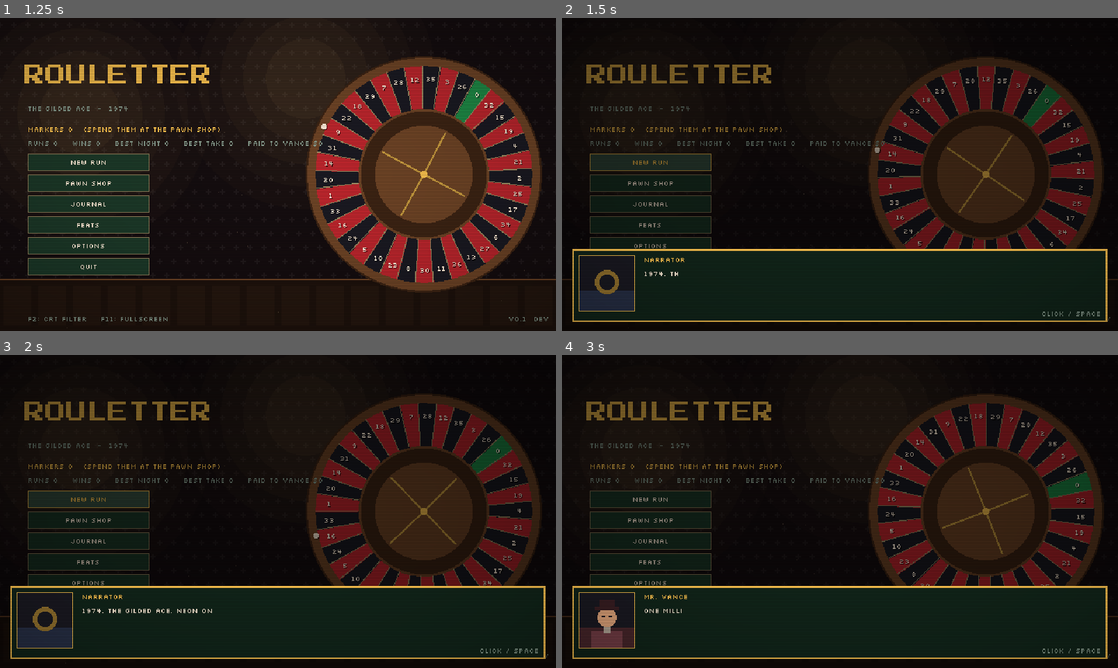
Above: before the commit, frames 1-4 (two rows, left to right).
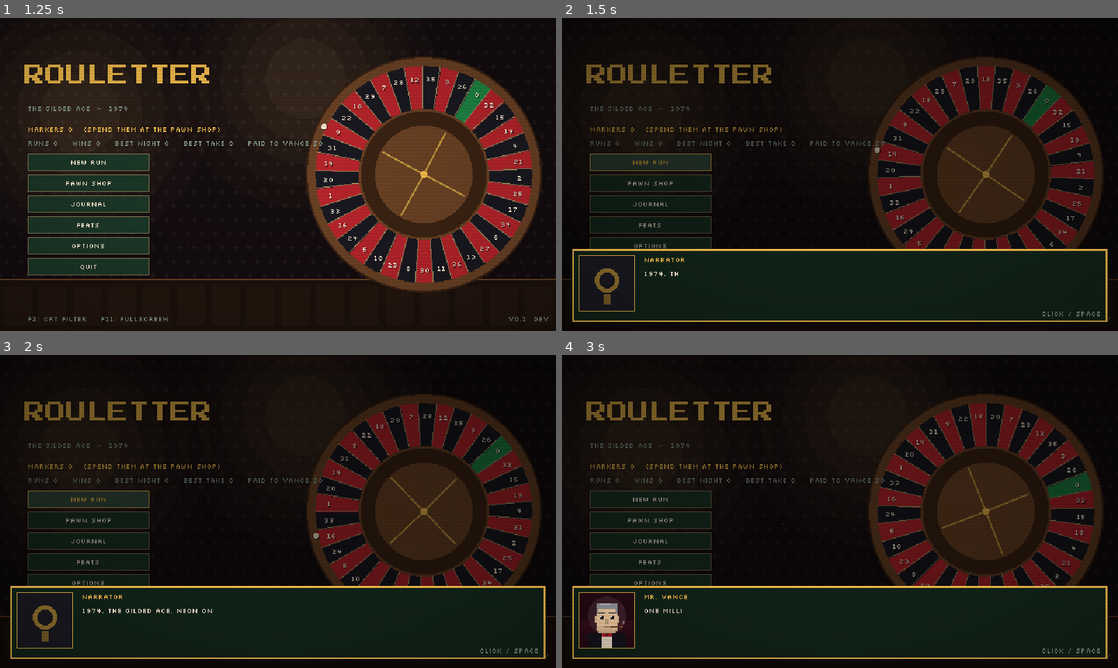
Above: after the commit, the same moments.

Repository: sugnauk/Rouletter
Game: Godot game, scene res://scenes/main.tscn
Same seed, same stepped clock (60 frames per second), same inputs: the game is played once before the commit and once after it.
Inputs (mouse positions are in pixels of both pictures, inside the frame that each line leads up to):
- Up to frame 1 (1.25 s): tap Enter at 0.5 s; tap 1 at 0.6 s; click (278, 174) at 0.67 s; tap Space at 0.77, 1.07 s; tap 2 at 0.8 s
- Up to frame 2 (1.5 s): click "New Run" at 1.25 s
- Up to frame 3 (2 s): no input
- Up to frame 4 (3 s): click "New Run" at 2 s; click "Pawn Shop" at 2.75 s

Frame 1 is identical in both runs. In frame 2, 0.7% of the frame differs, in the area x 3-13%, y 80-94%; in frame 3, 0.7%; in frame 4, 1.0%, in the area x 3-13%, y 77-94%.

Commit message:
Pixel portraits for the whole cast (Vance, Dolores, Lou, Abe, Sal, vendors, every Enforcer) in dialogue, on Enforcer loading cards and in the boss panel
Co-Authored-By: Claude Opus 5.5 <noreply@anthropic.com>
Claude-Session: https://claude.ai/code/session_013q6d3yRkHgTahmnKYGjD8n

Diff:
--- a/scenes/main.gd
+++ b/scenes/main.gd
@@ -151,14 +151,14 @@
 
 ## Switch screens behind a themed loading card (title + subtitle), or instantly when the
 ## card is empty or the UI runs in fast mode. Queued story lines play once the card lifts.
-func go(n: String, title: String = "", subtitle: String = "", accent: Color = P.GOLD) -> void:
+func go(n: String, title: String = "", subtitle: String = "", accent: Color = P.GOLD, who: String = "") -> void:
 	if title == "" or fast_ui or not profile.settings.cards:
 		show_screen(n)
 		_flush_lines()
 		return
 	transition.play(title, subtitle, func():
 		show_screen(n)
-		_flush_lines.call_deferred(), accent)
+		_flush_lines.call_deferred(), accent, who)
 
 
 func _flush_lines() -> void:
@@ -172,7 +172,7 @@
 func table_card() -> Array:
 	if run.table.boss:
 		var e: Dictionary = Content.ENFORCERS[run.table.enforcer]
-		return ["NIGHT %d" % (run.night + 1), "%s  -  %s" % [e.name, e.desc], P.DANGER if not e.get("final", false) else P.GOLD]
+		return ["NIGHT %d" % (run.night + 1), "%s  -  %s" % [e.name, e.desc], P.DANGER if not e.get("final", false) else P.GOLD, e.name]
 	if run.upstairs() and run.table_idx == 0:
 		return ["NIGHT %d" % (run.night + 1), "The Floor Above  -  %s  -  pay %d" % [run.table_name(), run.table.target], P.VIOLET]
 	if run.table_idx == 0:
@@ -185,7 +185,7 @@
 	match run.phase:
 		RunState.Phase.TABLE:
 			var card := table_card()
-			go("table", card[0], card[1], card[2])
+			go("table", card[0], card[1], card[2], card[3] if card.size() > 3 else "")
 		RunState.Phase.SHOP:
 			var names := []
 			if Story.TUTORIAL.shop.id not in profile.seen_beats:
@@ -222,7 +222,7 @@
 	if Story.TUTORIAL.table.id not in profile.seen_beats:
 		_queue_scene(Story.TUTORIAL.table)
 	var card := table_card()
-	go("table", card[0], card[1], card[2])
+	go("table", card[0], card[1], card[2], card[3] if card.size() > 3 else "")
 
 
 ## Check Feats for an event and pay out any newly earned ones.
--- a/scenes/screens/table_screen.gd
+++ b/scenes/screens/table_screen.gd
@@ -7,6 +7,7 @@
 const Art := preload("res://scenes/ui/art.gd")
 const Board := preload("res://core/board.gd")
 const Content := preload("res://core/content.gd")
+const Portraits := preload("res://scenes/ui/portraits.gd")
 const Resolver := preload("res://core/resolver.gd")
 const Odds := preload("res://core/odds.gd")
 const RunState := preload("res://core/run_state.gd")
@@ -37,6 +38,9 @@
 var rules_flow: VBoxContainer
 var boss_panel: Panel
 var boss_lbl: Label
+var boss_face: Control
+var boss_who := ""
+var boss_name: Label
 var log_box: RichTextLabel
 
 var bet_size := 1
@@ -130,9 +134,18 @@
 	boss_panel.add_theme_stylebox_override("panel", P.box(Color("#2a0f12"), P.DANGER, 1))
 	P.place(boss_panel, Vector2(RIGHT_X, 250), Vector2(RIGHT_W, 104))
 	add_child(boss_panel)
+	boss_face = Control.new()
+	P.place(boss_face, Vector2(4, 4), Vector2(32, 32))
+	boss_name = P.label(boss_panel, "", P.FONT_SMALL, P.DANGER)
+	boss_name.autowrap_mode = TextServer.AUTOWRAP_WORD_SMART
+	P.place(boss_name, Vector2(40, 6), Vector2(RIGHT_W - 44, 30))
+	boss_face.draw.connect(func():
+		if boss_who != "":
+			Portraits.draw(boss_face, boss_who, Rect2(0, 0, 32, 32)))
+	boss_panel.add_child(boss_face)
 	boss_lbl = P.label(boss_panel, "", P.FONT_SMALL, P.CREAM)
 	boss_lbl.autowrap_mode = TextServer.AUTOWRAP_WORD_SMART
-	P.place(boss_lbl, Vector2(5, 4), Vector2(RIGHT_W - 10, 96))
+	P.place(boss_lbl, Vector2(5, 38), Vector2(RIGHT_W - 10, 62))
 
 
 func _canvas(pos: Vector2, sz: Vector2, fn: Callable) -> Control:
@@ -229,7 +242,10 @@
 	if t.boss:
 		var e: Dictionary = Content.ENFORCERS[t.enforcer]
 		boss_panel.visible = true
-		boss_lbl.text = "ENFORCER\n%s\n\n%s" % [e.name.to_upper(), e.desc]
+		boss_lbl.text = e.desc
+		boss_who = e.name
+		boss_face.queue_redraw()
+		boss_name.text = "ENFORCER\n" + e.name.to_upper()
 		var key := "%d-%d" % [run.night, run.table_idx]
 		if announced != key and t.spins_used == 0:
 			announced = key
--- a/scenes/ui/dialogue_box.gd
+++ b/scenes/ui/dialogue_box.gd
@@ -3,6 +3,7 @@
 ## `say(lines, on_done)`; click, Space or Enter advances (or completes the current line).
 
 const P := preload("res://scenes/ui/palette.gd")
+const Portraits := preload("res://scenes/ui/portraits.gd")
 
 var lines: Array = []
 var idx := 0
@@ -106,29 +107,8 @@
 	_show_line()
 
 
-## Procedural noir portrait: a silhouette tinted per speaker, with a hat for the tough guys.
+## Pixel portrait of whoever is speaking (scenes/ui/portraits.gd).
 func _draw_portrait() -> void:
 	if lines.is_empty():
 		return
-	var who: String = lines[idx].speaker
-	var h := hash(who)
-	var tint := Color.from_hsv(float(h % 360) / 360.0, 0.45, 0.55)
-	var c := portrait
-	c.draw_rect(Rect2(0, 0, 64, 64), P.BLACK)
-	c.draw_rect(Rect2(0, 40, 64, 24), tint.darkened(0.5))
-	if who == "Narrator":
-		c.draw_circle(Vector2(32, 30), 14, P.GOLD.darkened(0.4), true, -1.0, false)
-		c.draw_circle(Vector2(32, 30), 9, P.BLACK, true, -1.0, false)
-		c.draw_rect(Rect2(0, 0, 64, 64), P.GOLD, false, 1.0)
-		return
-	c.draw_rect(Rect2(14, 44, 36, 20), tint.darkened(0.2))            # shoulders
-	c.draw_rect(Rect2(28, 38, 8, 8), P.CREAM.darkened(0.3))           # neck / collar
-	c.draw_circle(Vector2(32, 28), 11, Color("#d9a47a").darkened(0.15 * (h % 3)), true, -1.0, false)
-	c.draw_rect(Rect2(26, 26, 4, 2), P.BLACK)                         # eyes
-	c.draw_rect(Rect2(34, 26, 4, 2), P.BLACK)
-	if (h >> 3) % 2 == 0 or who.begins_with("Mr.") or who.begins_with("Big"):
-		c.draw_rect(Rect2(18, 16, 28, 4), tint.darkened(0.6))         # fedora brim
-		c.draw_rect(Rect2(23, 8, 18, 9), tint.darkened(0.6))
-	else:
-		c.draw_rect(Rect2(21, 14, 22, 8), tint.lightened(0.2))        # hair
-	c.draw_rect(Rect2(0, 0, 64, 64), P.GOLD, false, 1.0)
+	Portraits.draw(portrait, lines[idx].speaker, Rect2(0, 0, 64, 64))
--- /dev/null
+++ b/scenes/ui/portraits.gd
@@ -0,0 +1,219 @@
+extends RefCounted
+## Procedural pixel portraits for the cast. Each character is a recipe of layers drawn on a
+## 32x32 pixel grid (scaled to any size): backdrop, suit, head, hair or hat, face, accessories.
+## Unknown speakers fall back to a tinted silhouette seeded from their name.
+
+const P := preload("res://scenes/ui/palette.gd")
+
+const SKIN := [Color("#f1c27d"), Color("#e0ac69"), Color("#c68642"), Color("#8d5524"), Color("#ffdbac")]
+
+## suit, shirt, skin index, hair colour, hair style, hat, extras, backdrop
+const CAST := {
+	"Mr. Vance": {"suit": "#14141c", "shirt": "#f4ead5", "skin": 4, "hair": "#9aa0a6", "hair_style": "slick",
+		"extras": ["bowtie", "cigar", "brows"], "bg": "#3b1020"},
+	"Dolores": {"suit": "#b8262d", "shirt": "#b8262d", "skin": 0, "hair": "#c0392b", "hair_style": "curls",
+		"extras": ["lips", "earrings", "strap"], "bg": "#2a1a2e"},
+	"Lucky Lou": {"suit": "#6b4426", "shirt": "#d6c38a", "skin": 1, "hair": "#3b2414", "hat": "fedora", "hat_col": "#3d3d4a",
+		"extras": ["stubble", "loose_tie", "toothpick"], "bg": "#1f2a1f"},
+	"Abe": {"suit": "#5a4a3a", "shirt": "#d9cbb0", "skin": 4, "hair": "#cfcfcf", "hair_style": "bald",
+		"extras": ["glasses", "beard"], "bg": "#2b2418"},
+	"Big Sal": {"suit": "#2b2b36", "shirt": "#e9e9e9", "skin": 2, "hair": "#1a1a1a", "hat": "fedora", "hat_col": "#1a1a22",
+		"extras": ["scar", "wide", "tie"], "bg": "#2a1414"},
+	"Cashier": {"suit": "#e9e3d3", "shirt": "#e9e3d3", "skin": 0, "hair": "#5a3b1e", "hair_style": "short",
+		"extras": ["visor", "armband", "bowtie"], "bg": "#1c2a1f"},
+	"Pit Boss": {"suit": "#1c1c28", "shirt": "#f4ead5", "skin": 1, "hair": "#20140c", "hair_style": "slick",
+		"extras": ["moustache", "tie"], "bg": "#2a1018"},
+	"Loan Shark": {"suit": "#2e5266", "shirt": "#1a1a22", "skin": 2, "hair": "#101010", "hair_style": "slick",
+		"extras": ["shades", "chain"], "bg": "#10262e"},
+	"Fence": {"suit": "#4a4a3a", "shirt": "#7a7a66", "skin": 1, "hair": "#4a3020", "hat": "cap", "hat_col": "#5a5a48",
+		"extras": ["collar", "stubble"], "bg": "#202018"},
+	"Dealer": {"suit": "#141414", "shirt": "#f4ead5", "skin": 3, "hair": "#111111", "hair_style": "short",
+		"extras": ["vest", "bowtie"], "bg": "#13241a"},
+	"The Accountant": {"suit": "#4a4f58", "shirt": "#f4ead5", "skin": 4, "hair": "#6b6b6b", "hair_style": "thin",
+		"extras": ["glasses", "tie"], "bg": "#1c1f26"},
+	"Madame Oro": {"suit": "#1e8a46", "shirt": "#1e8a46", "skin": 0, "hair": "#f2c14e", "hair_style": "big",
+		"extras": ["lips", "pearls"], "bg": "#0e2a1a"},
+	"Vic \"The Rake\"": {"suit": "#3a2a4a", "shirt": "#d6c38a", "skin": 1, "hair": "#2a1a10", "hat": "fedora", "hat_col": "#2a1a2a",
+		"extras": ["pinstripe", "toothpick", "brows"], "bg": "#1e1426"},
+	"The Inspector": {"suit": "#2c3e50", "shirt": "#f4ead5", "skin": 4, "hair": "#3b2a1a", "hat": "cap", "hat_col": "#1f2d3a",
+		"extras": ["badge", "moustache"], "bg": "#14202a"},
+	"Velvet": {"suit": "#6a1b9a", "shirt": "#6a1b9a", "skin": 0, "hair": "#101010", "hair_style": "long",
+		"extras": ["lips", "earrings", "pearls"], "bg": "#25102e"},
+	"Mr. Kline": {"suit": "#3d3d3d", "shirt": "#f4ead5", "skin": 4, "hair": "#bdbdbd", "hair_style": "thin",
+		"extras": ["glasses", "tie", "brows"], "bg": "#1f1f1f"},
+}
+
+
+static func has(who: String) -> bool:
+	return CAST.has(who)
+
+
+## Draw `who` into `r` (any size; square works best).
+static func draw(ci: CanvasItem, who: String, r: Rect2) -> void:
+	var u := r.size.x / 32.0
+	var o := r.position
+	var R := func(x: float, y: float, w: float, h: float, col):
+		ci.draw_rect(Rect2(o + Vector2(x, y) * u, Vector2(w, h) * u), col)
+	if who == "Narrator":
+		ci.draw_rect(r, P.BLACK)
+		ci.draw_circle(r.get_center() - Vector2(0, u * 2), 7 * u, P.GOLD.darkened(0.4), true, -1.0, false)
+		ci.draw_circle(r.get_center() - Vector2(0, u * 2), 4.5 * u, P.BLACK, true, -1.0, false)
+		R.call(14, 22, 4, 6, P.GOLD.darkened(0.5))
+		ci.draw_rect(r, P.GOLD, false, 1.0)
+		return
+	var d: Dictionary = CAST.get(who, _fallback(who))
+	var bg := Color(d.bg)
+	var suit := Color(d.suit)
+	var shirt := Color(d.shirt)
+	var skin: Color = SKIN[int(d.skin) % SKIN.size()]
+	var hair := Color(d.hair)
+	var ex: Array = d.get("extras", [])
+	# Backdrop: a smoky gradient and a lamp glow behind the head.
+	ci.draw_rect(r, bg.darkened(0.35))
+	for i in range(4):
+		R.call(0, 32 - (i + 1) * 4, 32, 4, bg.darkened(0.35 - i * 0.08))
+	ci.draw_circle(o + Vector2(16, 13) * u, 11 * u, Color(bg.lightened(0.25), 0.35), true, -1.0, false)
+	# Shoulders and suit.
+	var sw := 26.0 if "wide" in ex else 22.0
+	R.call(16 - sw / 2.0, 24, sw, 8, suit)
+	R.call(16 - sw / 2.0 + 1, 23, sw - 2, 1, suit)
+	if "pinstripe" in ex:
+		for x in range(int(16 - sw / 2.0) + 1, int(16 + sw / 2.0), 3):
+			R.call(x, 24, 1, 8, suit.lightened(0.25))
+	if "vest" in ex:
+		R.call(12, 24, 8, 8, Color("#7a1f2b"))
+	if d.shirt != d.suit:
+		R.call(13, 23, 6, 9, shirt)
+	R.call(14, 22, 4, 3, skin.darkened(0.1))  # neck
+	# Head.
+	R.call(10, 8, 12, 14, skin)
+	R.call(11, 7, 10, 1, skin)
+	R.call(11, 22, 10, 1, skin.darkened(0.15))
+	R.call(9, 13, 1, 4, skin.darkened(0.1))   # ears
+	R.call(22, 13, 1, 4, skin.darkened(0.1))
+	R.call(10, 19, 12, 3, skin.darkened(0.06))  # jaw shade
+	# Hair.
+	match d.get("hair_style", "short"):
+		"slick":
+			R.call(10, 6, 12, 3, hair)
+			R.call(10, 9, 1, 3, hair)
+			R.call(21, 9, 1, 3, hair)
+			R.call(12, 6, 6, 1, hair.lightened(0.3))
+		"short":
+			R.call(10, 6, 12, 3, hair)
+			R.call(10, 9, 2, 2, hair)
+			R.call(20, 9, 2, 2, hair)
+		"thin":
+			R.call(10, 8, 2, 4, hair)
+			R.call(20, 8, 2, 4, hair)
+			R.call(13, 7, 6, 1, hair)
+		"bald":
+			R.call(10, 11, 1, 3, hair)
+			R.call(21, 11, 1, 3, hair)
+			R.call(13, 8, 3, 1, skin.lightened(0.3))
+		"curls":
+			for p in [[8, 6], [11, 4], [15, 3], [19, 4], [22, 6], [7, 10], [23, 10], [7, 15], [23, 15]]:
+				R.call(p[0], p[1], 5, 5, hair)
+				R.call(p[0] + 1, p[1], 2, 1, hair.lightened(0.3))
+			R.call(10, 7, 12, 2, hair)
+		"big":
+			R.call(6, 3, 20, 7, hair)
+			R.call(6, 10, 4, 12, hair)
+			R.call(22, 10, 4, 12, hair)
+			R.call(9, 4, 14, 1, hair.lightened(0.35))
+		"long":
+			R.call(9, 5, 14, 4, hair)
+			R.call(8, 9, 3, 16, hair)
+			R.call(21, 9, 3, 16, hair)
+			R.call(11, 5, 6, 1, hair.lightened(0.3))
+	# Hats.
+	var hat_col := Color(d.get("hat_col", "#222222"))
+	match d.get("hat", ""):
+		"fedora":
+			R.call(6, 7, 20, 2, hat_col)
+			R.call(9, 2, 14, 5, hat_col)
+			R.call(9, 5, 14, 1, Color("#7a1f2b"))   # band
+			R.call(14, 2, 4, 1, hat_col.darkened(0.4))  # pinch
+		"cap":
+			R.call(9, 4, 14, 4, hat_col)
+			R.call(8, 8, 17, 1, hat_col.darkened(0.3))
+	# Face.
+	var eye := Color("#1a1a22")
+	if "shades" in ex:
+		R.call(10, 12, 12, 3, Color("#0a0a0a"))
+		R.call(11, 12, 2, 1, Color(1, 1, 1, 0.5))
+		R.call(18, 12, 2, 1, Color(1, 1, 1, 0.5))
+	else:
+		R.call(12, 13, 2, 2, eye)
+		R.call(18, 13, 2, 2, eye)
+		R.call(12, 13, 1, 1, Color.WHITE)
+		R.call(18, 13, 1, 1, Color.WHITE)
+	if "brows" in ex:
+		R.call(11, 11, 4, 1, hair.darkened(0.3))
+		R.call(17, 11, 4, 1, hair.darkened(0.3))
+	if "glasses" in ex:
+		ci.draw_rect(Rect2(o + Vector2(11, 12) * u, Vector2(4, 4) * u), Color("#d6c38a"), false, maxf(1.0, u * 0.6))
+		ci.draw_rect(Rect2(o + Vector2(17, 12) * u, Vector2(4, 4) * u), Color("#d6c38a"), false, maxf(1.0, u * 0.6))
+		R.call(15, 13, 2, 1, Color("#d6c38a"))
+	R.call(15, 15, 2, 3, skin.darkened(0.18))  # nose
+	if "moustache" in ex:
+		R.call(13, 18, 6, 1, hair.darkened(0.2))
+	if "beard" in ex:
+		R.call(11, 18, 10, 5, hair)
+		R.call(14, 19, 4, 1, skin.darkened(0.3))
+	elif "lips" in ex:
+		R.call(14, 19, 4, 1, Color("#c0392b"))
+	else:
+		R.call(14, 19, 4, 1, skin.darkened(0.35))
+	if "stubble" in ex:
+		for p in [[11, 19], [13, 21], [17, 21], [20, 19], [12, 20], [19, 20], [15, 21]]:
+			R.call(p[0], p[1], 1, 1, skin.darkened(0.3))
+	if "scar" in ex:
+		R.call(19, 11, 1, 6, Color("#a04040"))
+	if "cigar" in ex:
+		R.call(18, 19, 6, 1, Color("#6b4426"))
+		R.call(24, 19, 1, 1, Color("#ff7b3a"))
+		R.call(25, 16, 1, 2, Color(0.8, 0.8, 0.8, 0.5))
+	if "toothpick" in ex:
+		R.call(17, 19, 4, 1, Color("#e8d8a8"))
+	if "earrings" in ex:
+		R.call(9, 17, 1, 2, P.GOLD)
+		R.call(22, 17, 1, 2, P.GOLD)
+	if "visor" in ex:
+		R.call(8, 9, 16, 2, Color("#1e8a46"))
+		R.call(8, 9, 16, 1, Color("#2ec46a"))
+	# Neckwear and chest details.
+	if "bowtie" in ex:
+		R.call(13, 23, 2, 2, Color("#b8262d") if d.shirt != "#141414" else P.BLACK)
+		R.call(17, 23, 2, 2, Color("#b8262d"))
+		R.call(15, 23, 2, 2, Color("#7a1f2b"))
+	if "tie" in ex:
+		R.call(15, 23, 2, 8, Color("#7a1f2b"))
+	if "loose_tie" in ex:
+		R.call(16, 24, 2, 7, Color("#a83232"))
+	if "pearls" in ex:
+		for x in range(11, 22, 2):
+			R.call(x, 24 + (1 if x > 13 and x < 19 else 0), 1, 1, Color("#f4f4f4"))
+	if "chain" in ex:
+		for x in range(12, 21, 2):
+			R.call(x, 25 + (1 if x > 13 and x < 19 else 0), 1, 1, P.GOLD)
+	if "badge" in ex:
+		R.call(20, 26, 3, 3, P.GOLD)
+	if "armband" in ex:
+		R.call(4, 27, 3, 2, Color("#b8262d"))
+		R.call(25, 27, 3, 2, Color("#b8262d"))
+	if "strap" in ex:
+		for i in range(8):
+			R.call(9 + i, 24 + i, 1, 1, Color("#3b2414"))
+	if "collar" in ex:
+		R.call(8, 22, 5, 3, suit.lightened(0.15))
+		R.call(19, 22, 5, 3, suit.lightened(0.15))
+	ci.draw_rect(r, P.GOLD, false, 1.0)
+
+
+static func _fallback(who: String) -> Dictionary:
+	var h := hash(who)
+	var tint := Color.from_hsv(float(h % 360) / 360.0, 0.45, 0.45)
+	return {"suit": tint.darkened(0.3).to_html(), "shirt": "#e9e3d3", "skin": h % 5, "hair": tint.darkened(0.6).to_html(),
+		"hair_style": ["short", "slick", "thin", "long"][(h >> 4) % 4], "hat": "fedora" if (h >> 3) % 3 == 0 else "",
+		"hat_col": tint.darkened(0.6).to_html(), "extras": [], "bg": tint.darkened(0.5).to_html()}
--- a/scenes/ui/transition.gd
+++ b/scenes/ui/transition.gd
@@ -5,6 +5,7 @@
 
 const P := preload("res://scenes/ui/palette.gd")
 const Art := preload("res://scenes/ui/art.gd")
+const Portraits := preload("res://scenes/ui/portraits.gd")
 
 const FADE := 0.18
 const HOLD := 0.75
@@ -26,6 +27,7 @@
 var subtitle := ""
 var tip := ""
 var accent: Color = P.GOLD
+var who := ""           ## optional portrait on the card (Enforcers)
 var alpha := 0.0
 var t := 0.0
 var stage := 0          ## 0 idle, 1 fading in, 2 holding, 3 fading out
@@ -44,7 +46,8 @@
 
 
 ## Show a card; `swap` runs while the screen is fully covered.
-func play(title_in: String, subtitle_in: String, swap: Callable, accent_in: Color = P.GOLD) -> void:
+func play(title_in: String, subtitle_in: String, swap: Callable, accent_in: Color = P.GOLD, who_in: String = "") -> void:
+	who = who_in
 	if stage != 0:
 		# Already covering: run the swap now and just update the card text.
 		swap.call()
@@ -121,6 +124,11 @@
 		draw_rect(Rect2(x, c.y - 49, 4, 4), Color(accent, a))
 		draw_rect(Rect2(x, c.y + 32, 4, 4), Color(accent, a))
 	Art.neon(self, Vector2(c.x, c.y - 12), title, 16, accent, a)
+	if who != "" and a > 0.05:
+		var pr := Rect2(c.x - w / 2.0 - 70, c.y - 40, 64, 64)
+		Portraits.draw(self, who, pr)
+		if a < 1.0:
+			draw_rect(pr.grow(1), Color(0.035, 0.02, 0.025, 1.0 - a))
 	if subtitle != "":
 		Art.text(self, P.font(), Vector2(c.x, c.y + 14), subtitle.to_upper(), 8, Color(P.CREAM, a), true)
 	Art.text(self, P.font(), Vector2(c.x, c.y + 56), tip.to_upper(), 8, Color(P.DIM, a), true)
--- a/tools/ui_smoke.gd
+++ b/tools/ui_smoke.gd
@@ -102,7 +102,20 @@
 			main.screens.feats.tab = "almanac"
 			main.screens.feats.refresh()],
 		[22.3, func(): shot("14_almanac")],
-		[22.5, func(): get_tree().quit()],
+		[22.5, func():
+			main.show_screen("title")
+			main.say([{"speaker": "Mr. Vance", "text": "Portrait check."}])],
+		[22.8, func(): shot("15_portrait_vance")],
+		[22.9, func():
+			main.dialogue.lines = [{"speaker": "Dolores", "text": "Portrait check."}]
+			main.dialogue.idx = 0
+			main.dialogue._show_line()],
+		[23.2, func(): shot("16_portrait_dolores")],
+		[23.3, func():
+			main.dialogue.lines = [{"speaker": "Madame Oro", "text": "Portrait check."}]
+			main.dialogue._show_line()],
+		[23.6, func(): shot("17_portrait_oro")],
+		[23.8, func(): get_tree().quit()],
 	]
 	while step < plan.size() and t >= plan[step][0]:
 		plan[step][1].call()
